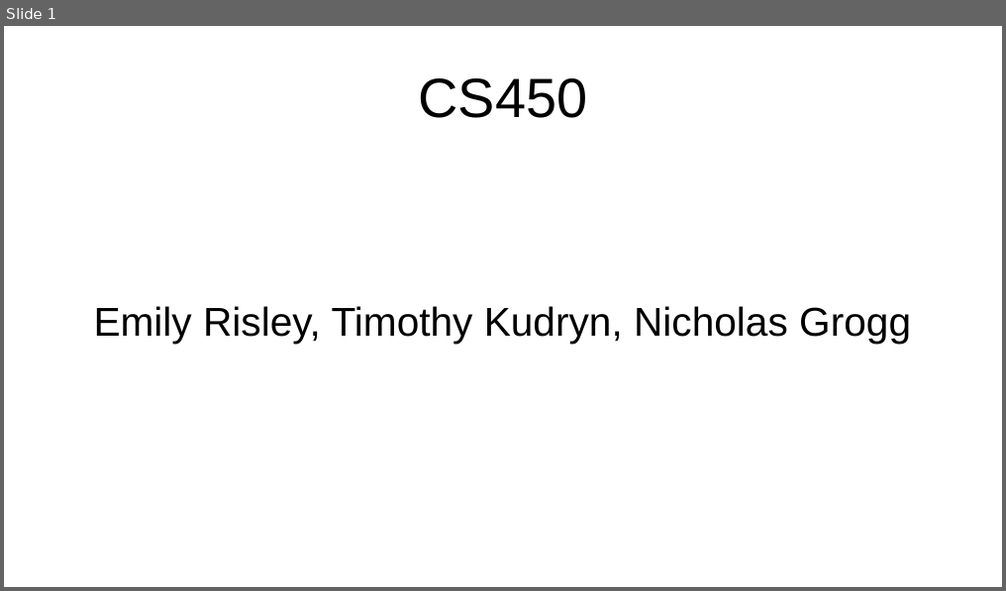
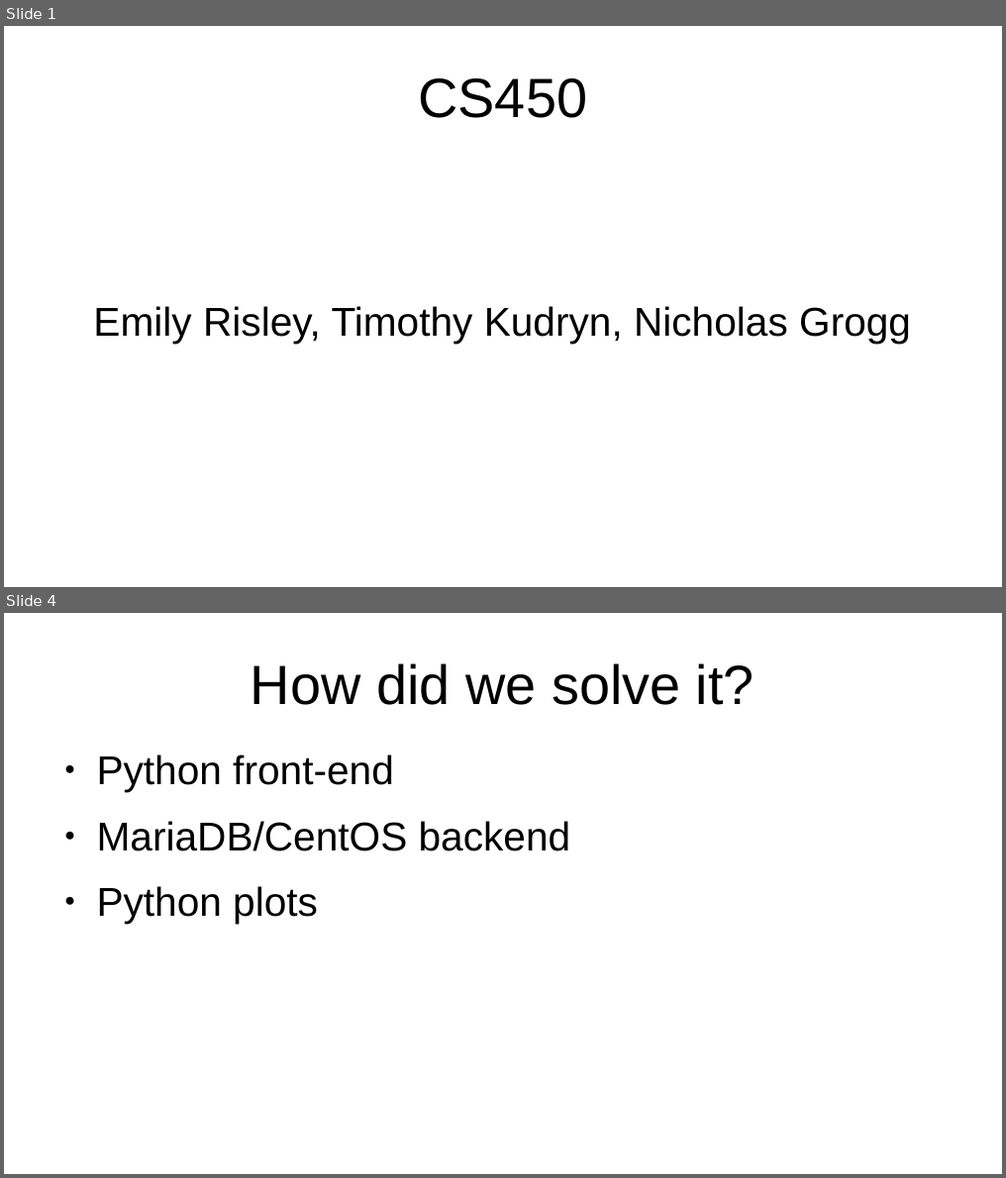
Before and after one commit to tkudryn/cs450-final, a slide deck: final/presentation.pptx. Shown one above the other, each under a label of ours: slide 1 before the commit, slides 1 and 4 after it; the slides between them are not shown. The pictures are 1006x591 and 1006x1178 pixels, drawn with LibreOffice and Linux fonts; fonts in the diff are those of the drawing. Boxes give left, top, right and bottom in pixels: in the first picture for what was removed or moved away, otherwise in the second. Text is boxed around its words. In the diff, an @@ line names an element or a change of style, - is before the commit and + after.

```diff
--- a/final/presentation.pptx
+++ b/final/presentation.pptx
@@ slide 4 added at bbox=[4, 613, 1002, 1174], background #FFFFFF @@
@@ text added at bbox=[251, 663, 754, 705], 44 pt, text #000000 @@
+How did we solve it?
@@ text added at bbox=[97, 755, 571, 924], 32 pt, text #000000 @@
+● Python front-end
+● MariaDB/CentOS backend
+● Python plots
```
Also in this commit, not shown: 10 other slides added.
